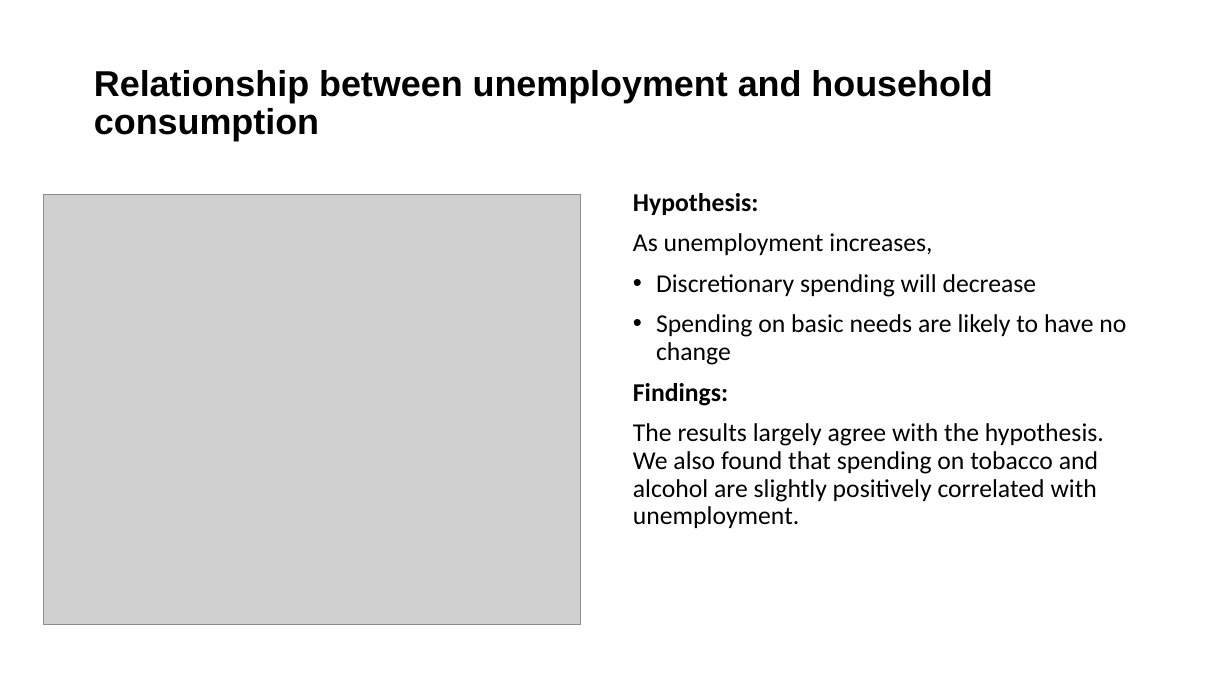
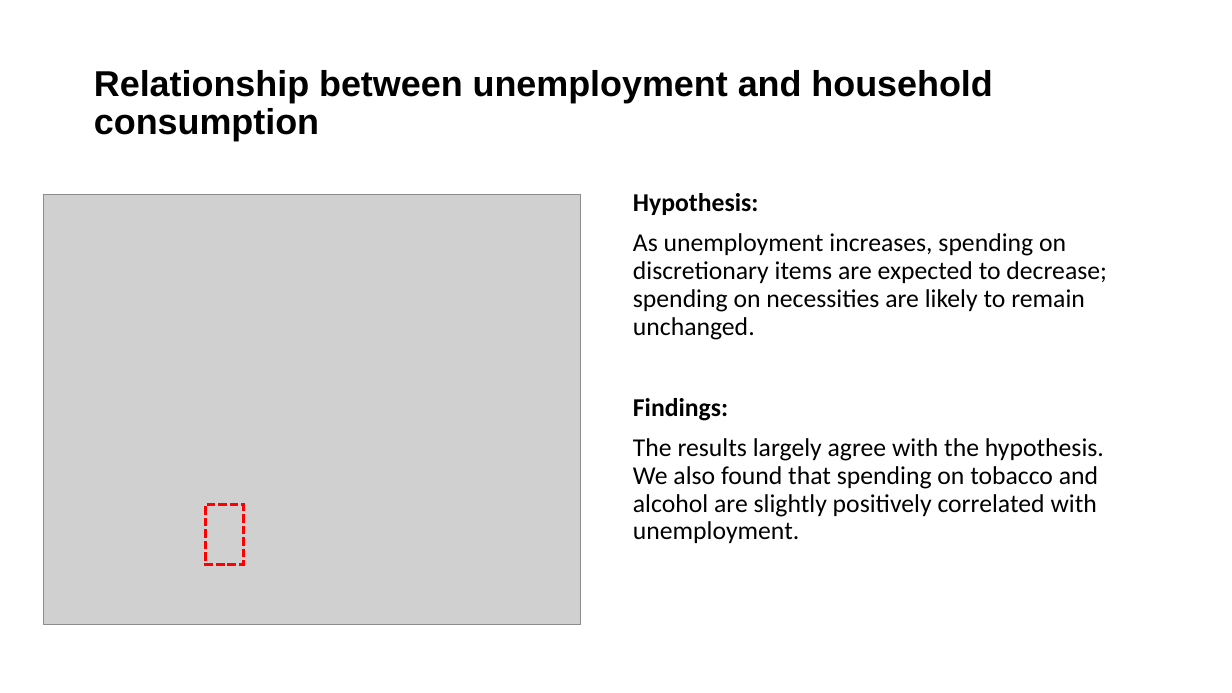
Before and after one commit to twigikit/FTBC_project_1, a slide deck: slide 11 of Aus Household Consumption and Expenditure Pattern.pptx. Drawn at 1232x693 pixels with LibreOffice and Linux fonts; fonts in the diff are those of the drawing; grey boxes stand for pictures. Boxes give left, top, right and bottom in pixels: in the first picture for what was removed or moved away, otherwise in the second. Text is boxed around its words. In the diff, an @@ line names an element or a change of style, - is before the commit and + after.

```diff
--- a/Aus Household Consumption and Expenditure Pattern.pptx
+++ b/Aus Household Consumption and Expenditure Pattern.pptx
@@ text at box(633, 233, 1107, 340): text changed @@
-As unemployment increases,
-• Discretionary spending will decrease
-• Spending on basic needs are likely to have no change
+As unemployment increases, spending on discretionary items are expected to decrease; spending on necessities are likely to remain unchanged.
@@ rectangle added at box(205, 505, 243, 565), outline #FF0000 2.25 pt dashed @@
```
Also in this commit, not shown: 4 other slides changed, 1 slide added, 4 other files.
